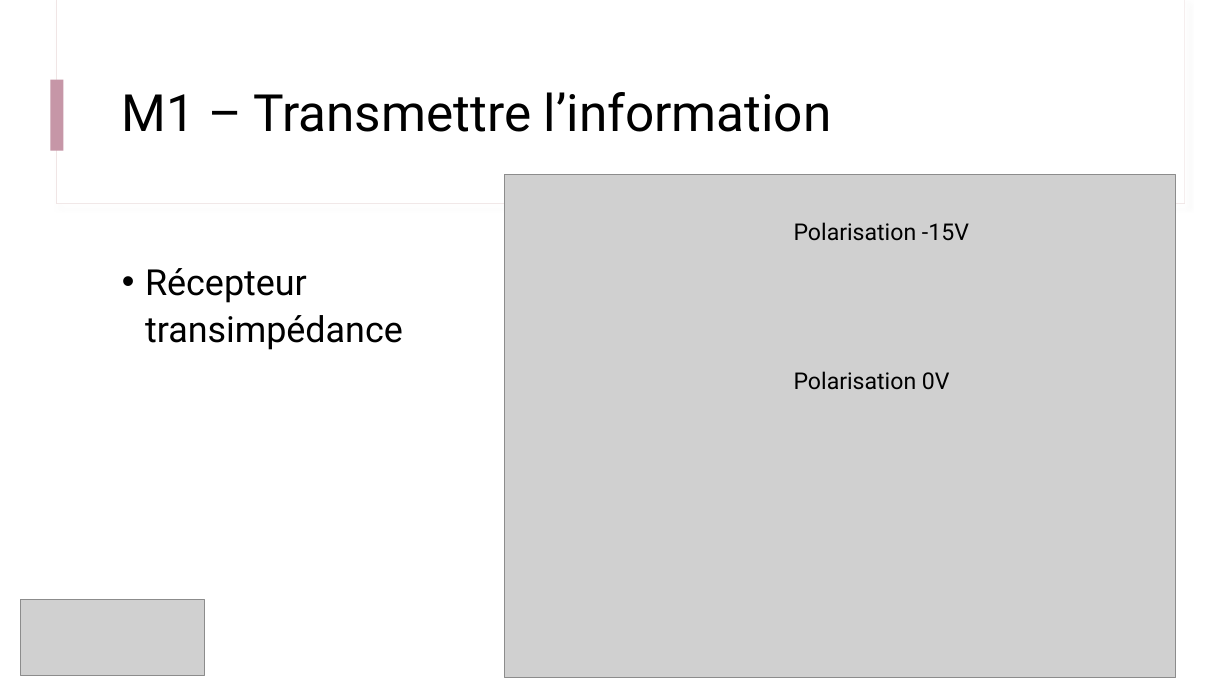
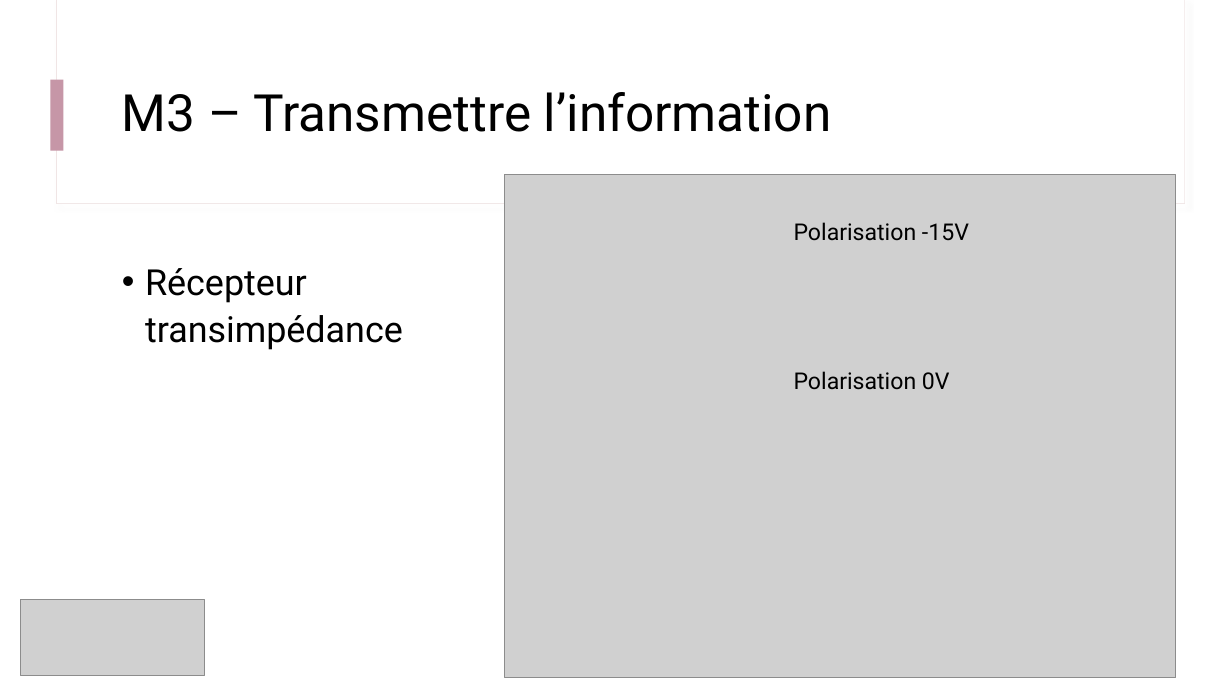
Before and after one commit to IOGS-Digital-Methods/semester-5, a slide deck: slide 20 of CeTI/b3_photodetection/B3_1_Photodetection.pptx (slide 8 before the commit). Drawn at 1232x693 pixels with LibreOffice and Linux fonts; fonts in the diff are those of the drawing; grey boxes stand for pictures. Boxes give left, top, right and bottom in pixels: in the first picture for what was removed or moved away, otherwise in the second. Text is boxed around its words. In the diff, an @@ line names an element or a change of style, - is before the commit and + after.

```diff
--- a/CeTI/b3_photodetection/B3_1_Photodetection.pptx
+++ b/CeTI/b3_photodetection/B3_1_Photodetection.pptx
@@ title at (122, 92, 832, 132): text changed @@
-M1 – Transmettre l’information
+M3 – Transmettre l’information
```
Also in this commit, not shown: 4 other slides changed, 17 slides added, 2 other files.
